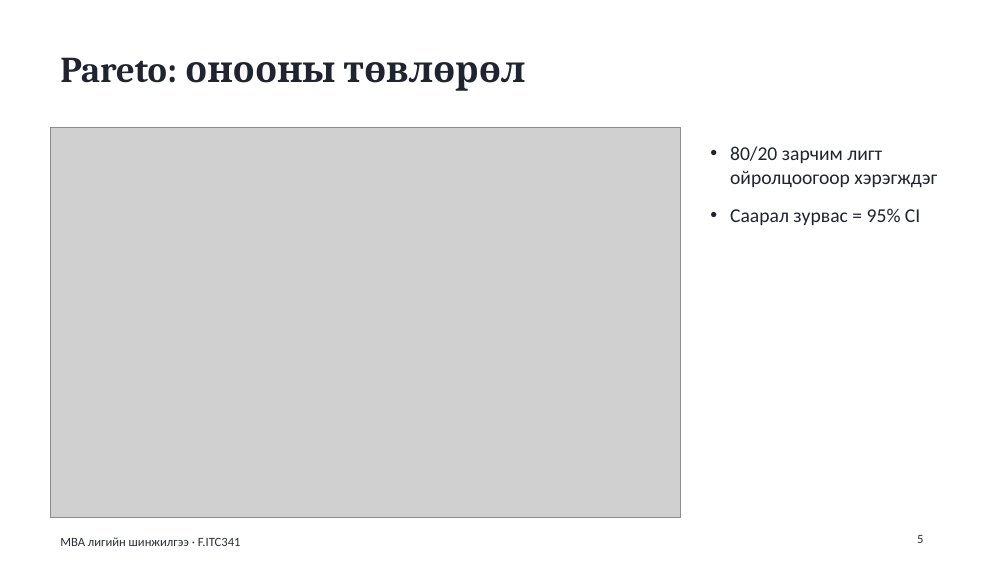
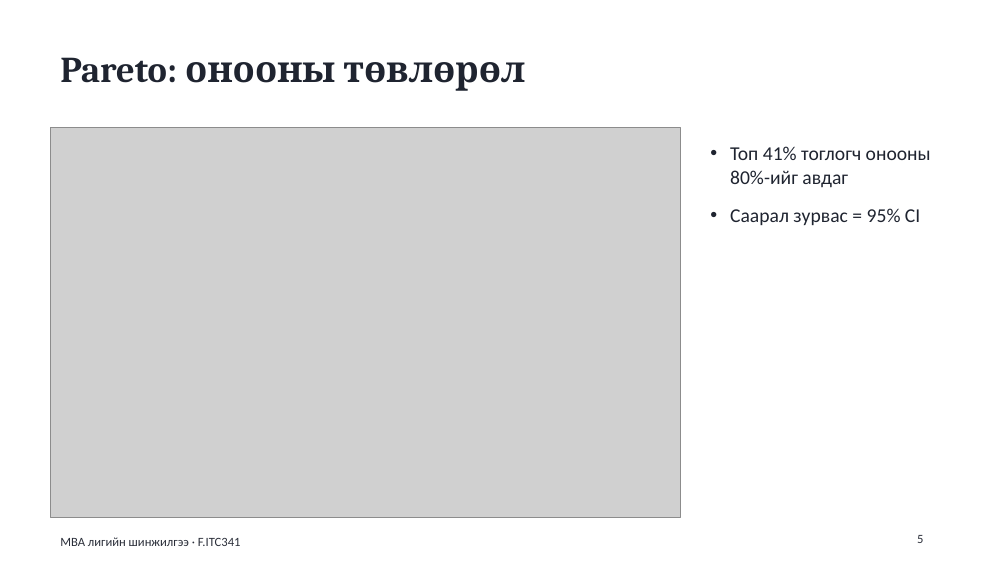
Before and after one commit to batdorj-s/data-visualization-3a, a slide deck: slide 5 of mba_analysis/report/MBA_taniltsuulga.pptx. Drawn at 1008x567 pixels with LibreOffice and Linux fonts; fonts in the diff are those of the drawing; grey boxes stand for pictures. Boxes give left, top, right and bottom in pixels: in the first picture for what was removed or moved away, otherwise in the second. Text is boxed around its words. In the diff, an @@ line names an element or a change of style, - is before the commit and + after.

```diff
--- a/mba_analysis/report/MBA_taniltsuulga.pptx
+++ b/mba_analysis/report/MBA_taniltsuulga.pptx
@@ text at bbox=[730, 146, 931, 188]: text changed @@
-• 80/20 зарчим лигт ойролцоогоор хэрэгждэг
+• Топ 41% тоглогч онооны 80%-ийг авдаг
```
Also in this commit, not shown: 2 other slides changed, 36 other files.
